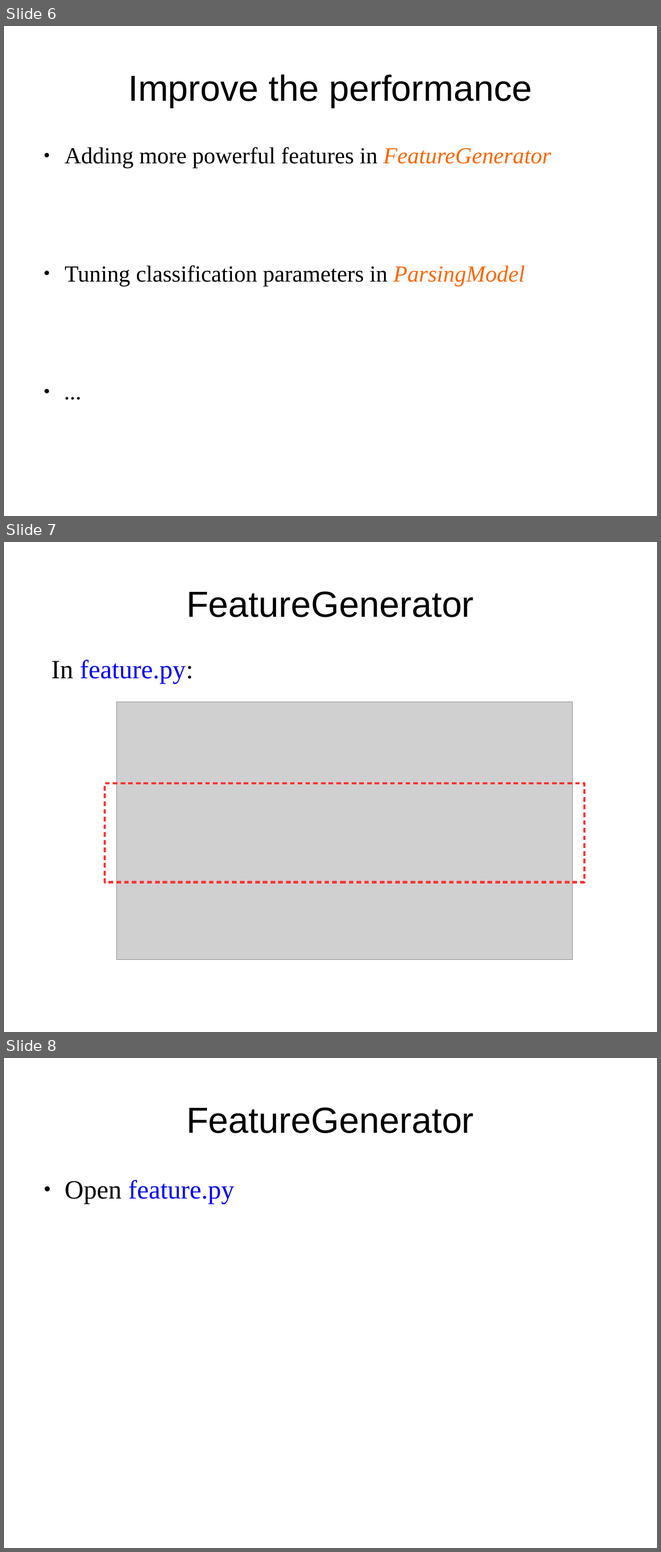
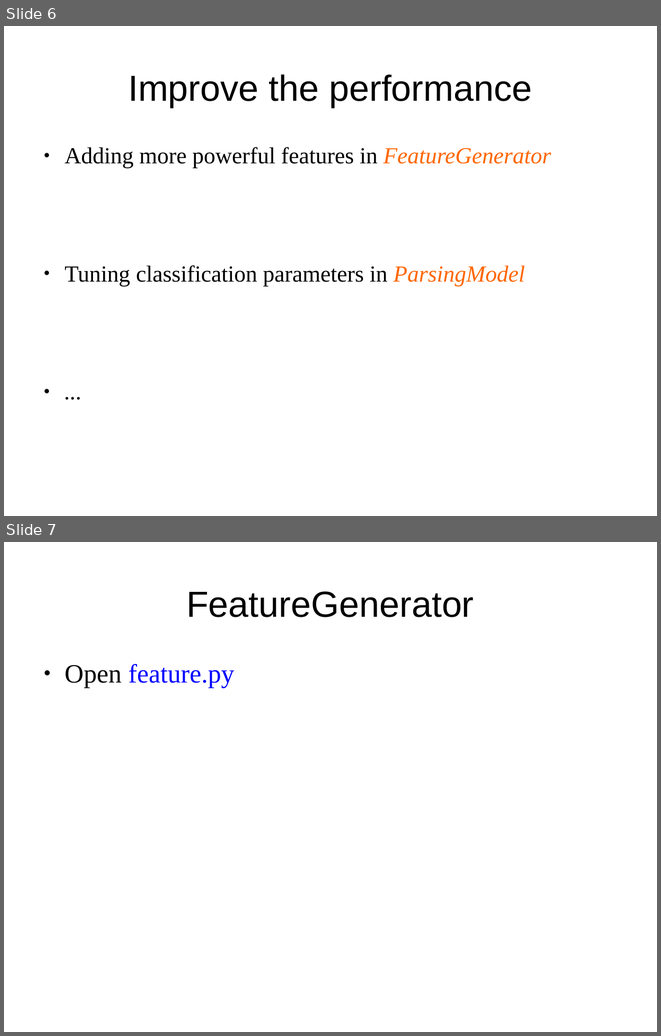
Before and after one commit to jiyfeng/RSTParser, a slide deck: doc/intro.odp. Shown one above the other, each under a label of ours: slides 6, 7 and 8 before the commit, slides 6 and 7 after it. The pictures are 661x1552 and 661x1036 pixels, drawn with LibreOffice and Linux fonts; fonts in the diff are those of the drawing; grey boxes stand for pictures. Boxes give left, top, right and bottom in pixels: in the first picture for what was removed or moved away, otherwise in the second. Text is boxed around its words. In the diff, an @@ line names an element or a change of style, - is before the commit and + after.

```diff
--- a/doc/intro.odp
+++ b/doc/intro.odp
@@ slide 7 removed at (4,542,657,1032), background #FFFFFF @@
@@ title removed at (186,591,474,617) @@
-FeatureGenerator
@@ text removed at (51,660,193,684) @@
-In feature.py:
@@ picture removed at (116,702,573,960) @@
@@ rectangle removed at (105,783,585,882) @@
@@ what was slide 8 is now slide 7 @@
```
Also in this commit, not shown: 1 slide changed, 2 other files.
